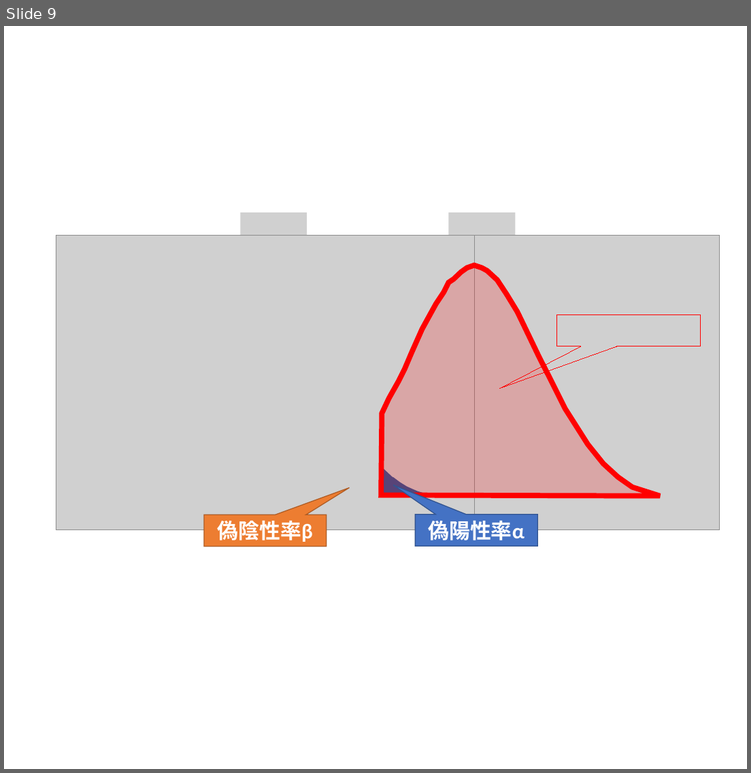
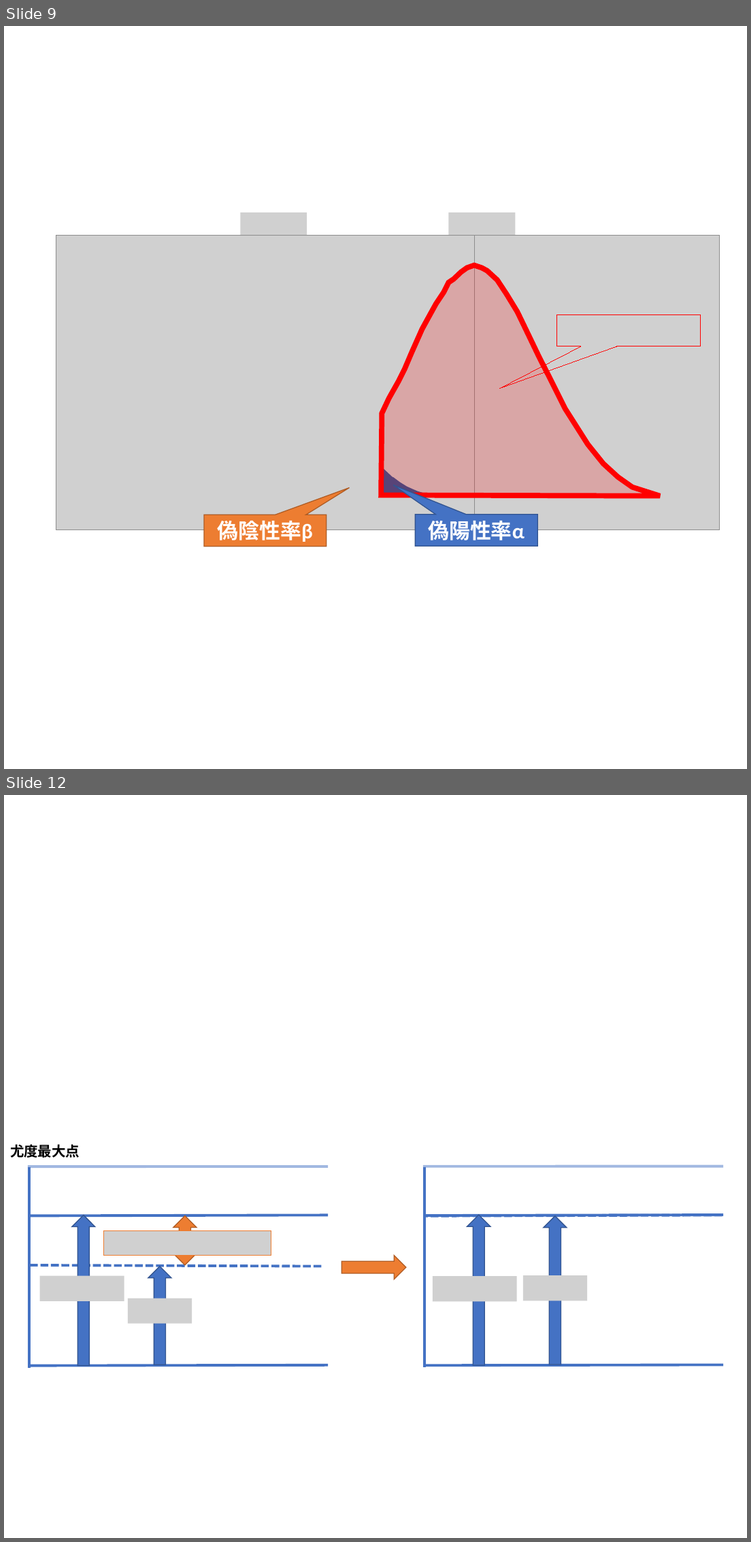
Before and after one commit to Yujingoto/math, a slide deck: figures/figure.pptx. Shown one above the other, each under a label of ours: slide 9 before the commit, slides 9 and 12 after it; the slides between them are not shown. The pictures are 751x773 and 751x1542 pixels, drawn with LibreOffice and Linux fonts; fonts in the diff are those of the drawing; grey boxes stand for pictures. Boxes give left, top, right and bottom in pixels: in the first picture for what was removed or moved away, otherwise in the second. Text is boxed around its words. In the diff, an @@ line names an element or a change of style, - is before the commit and + after.

```diff
--- a/figures/figure.pptx
+++ b/figures/figure.pptx
@@ slide 12 added at bbox=[4, 795, 747, 1538], background #FFFFFF @@
@@ text added at bbox=[10, 1144, 79, 1157], 16 pt, text #000000, bold @@
+尤度最大点
@@ line added from (328, 1166) to (28, 1166), #4472C4 3 pt @@
@@ line added from (29, 1167) to (29, 1367), #4472C4 3 pt @@
@@ line added from (723, 1166) to (423, 1166), #4472C4 3 pt @@
@@ line added from (424, 1166) to (424, 1367), #4472C4 3 pt @@
@@ line added from (328, 1215) to (30, 1216), #4472C4 3 pt @@
@@ down arrow added at bbox=[72, 1215, 95, 1366], fill #4472C4, outline #325491 1 pt @@
@@ up down arrow added at bbox=[173, 1216, 196, 1265], fill #ED7D31, outline #AF5C24 1 pt @@
@@ line added from (721, 1215) to (424, 1216), #4472C4 3 pt dashed @@
@@ line added from (723, 1215) to (426, 1215), #4472C4 3 pt @@
@@ down arrow added at bbox=[467, 1215, 490, 1365], fill #4472C4, outline #325491 1 pt @@
@@ down arrow added at bbox=[543, 1216, 566, 1364], fill #4472C4, outline #325491 1 pt @@
@@ picture added at bbox=[104, 1231, 271, 1255] @@
@@ right arrow added at bbox=[342, 1255, 406, 1279], fill #ED7D31, outline #AF5C24 1 pt @@
@@ line added from (321, 1266) to (30, 1265), #4472C4 3 pt dashed @@
@@ picture added at bbox=[40, 1275, 124, 1300] @@
@@ down arrow added at bbox=[148, 1266, 171, 1364], fill #4472C4, outline #325491 1 pt @@
@@ picture added at bbox=[432, 1276, 517, 1301] @@
@@ picture added at bbox=[523, 1275, 587, 1300] @@
@@ picture added at bbox=[128, 1298, 192, 1323] @@
@@ line added from (328, 1365) to (29, 1366), #4472C4 3 pt @@
@@ line added from (723, 1365) to (424, 1366), #4472C4 3 pt @@
```
Also in this commit, not shown: 3 other slides added, 10 other files.
